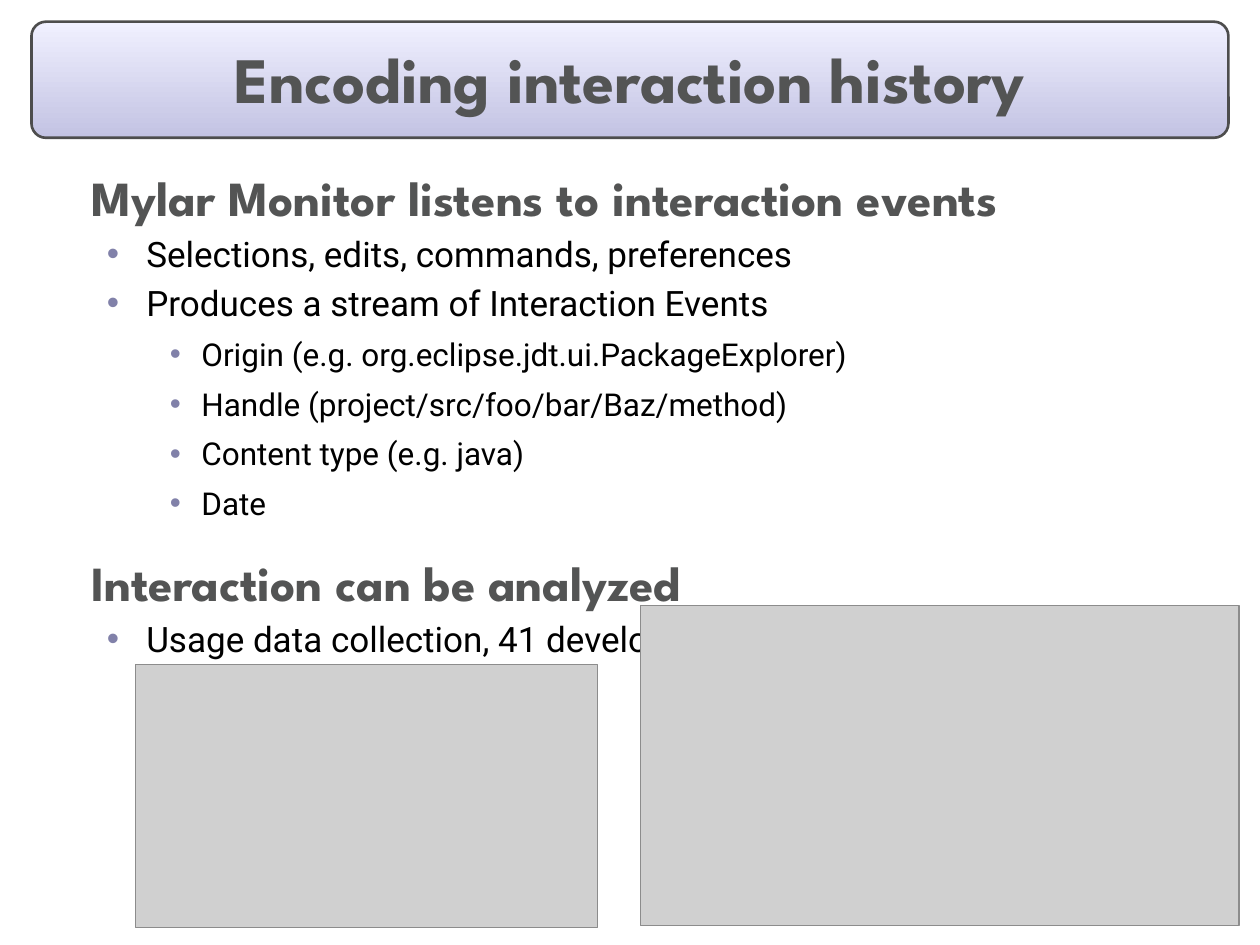
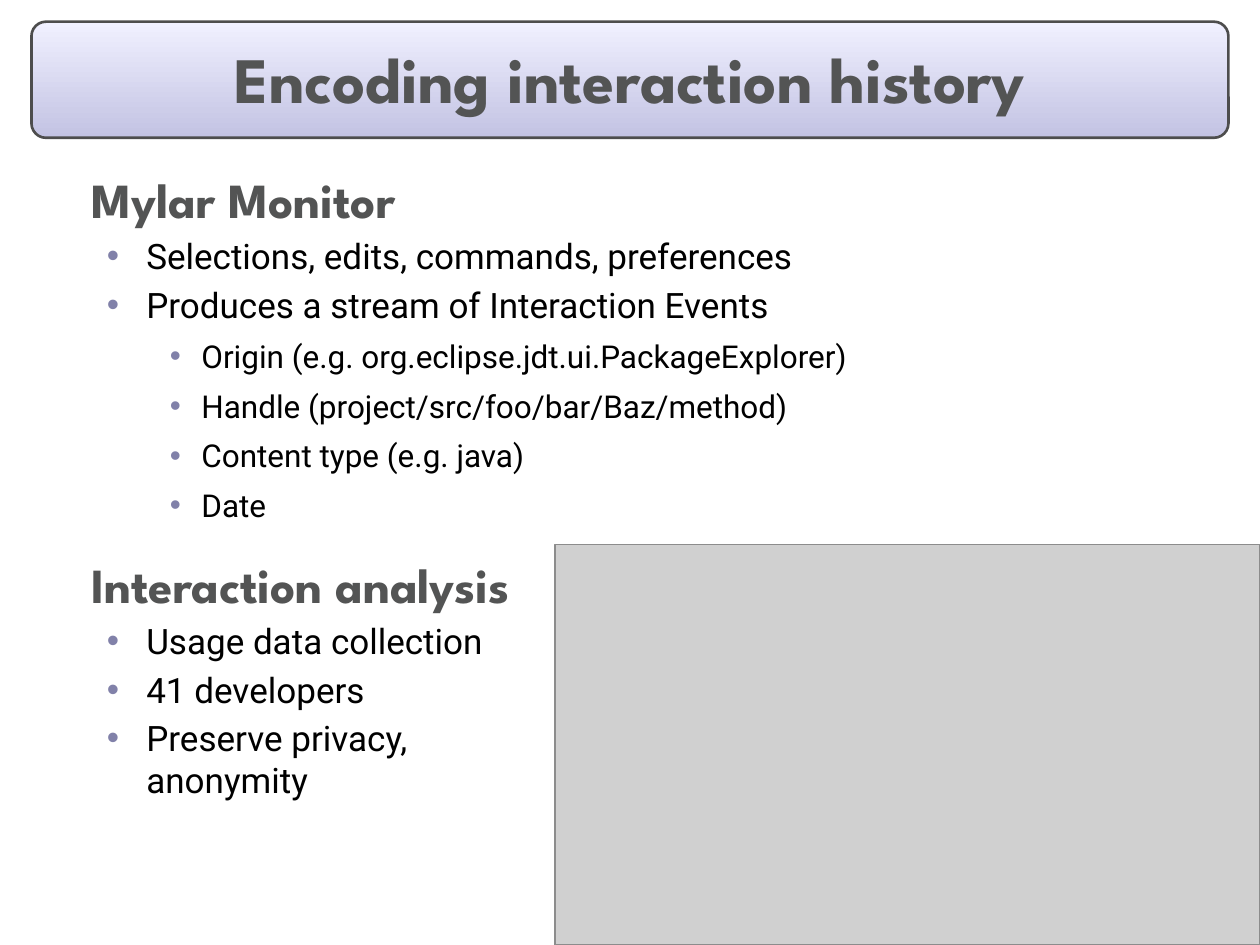
Before and after one commit to eclipse-mylyn/mylyn-website, a slide deck: slide 12 of publications/2006-03-mylar-eclipsecon.ppt. Drawn at 1260x945 pixels with LibreOffice and Linux fonts; fonts in the diff are those of the drawing; grey boxes stand for pictures. Boxes give left, top, right and bottom in pixels: in the first picture for what was removed or moved away, otherwise in the second. Text is boxed around its words. In the diff, an @@ line names an element or a change of style, - is before the commit and + after.

```diff
--- a/publications/2006-03-mylar-eclipsecon.ppt
+++ b/publications/2006-03-mylar-eclipsecon.ppt
@@ text at [91, 184, 395, 228]: text changed @@
-  Mylar Monitor listens to interaction events
+  Mylar Monitor
@@ text at [91, 569, 510, 801]: text changed @@
-  Interaction can be analyzed
-  • Usage data collection, 41 developers
+  Interaction analysis
+  • Usage data collection
+  • 41 developers
+  • Preserve privacy,
+    anonymity
@@ picture: place and size @@
-picture at [640, 606, 1239, 926]
+picture at [554, 544, 1260, 945]
@@ picture removed at [135, 665, 597, 929] @@
```
Also in this commit, not shown: 17 other slides changed.
